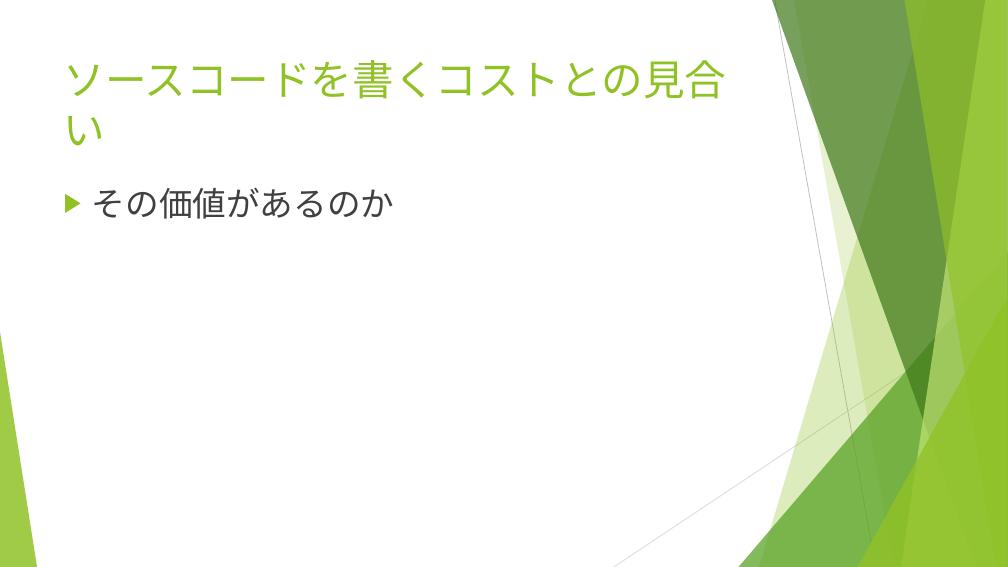
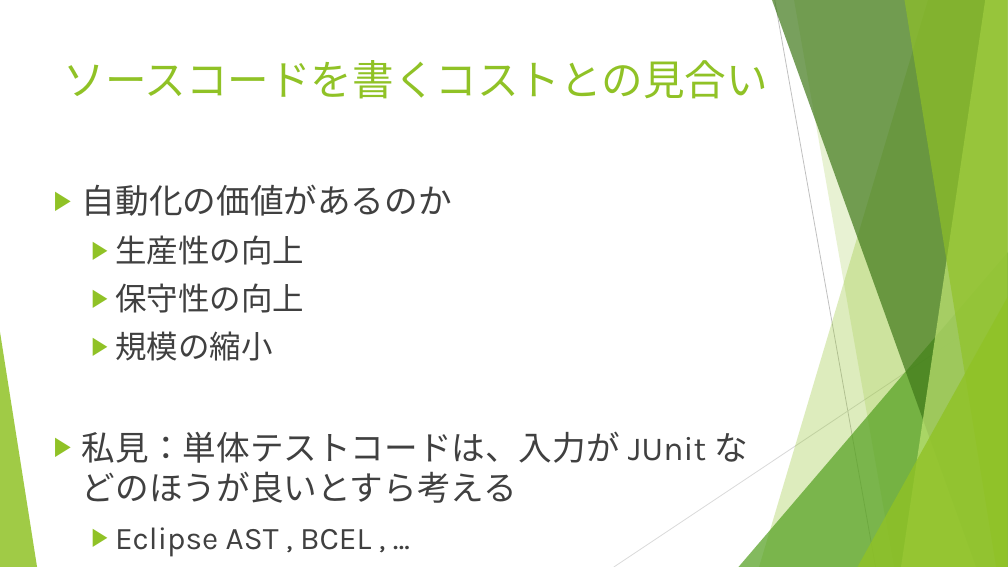
Before and after one commit to igapyon/docs, a slide deck: slide 4 of ppt/codegendev-opening.pptx. Drawn at 1008x567 pixels with LibreOffice and Linux fonts; fonts in the diff are those of the drawing. Boxes give left, top, right and bottom in pixels: in the first picture for what was removed or moved away, otherwise in the second. Text is boxed around its words. In the diff, an @@ line names an element or a change of style, - is before the commit and + after.

```diff
--- a/ppt/codegendev-opening.pptx
+++ b/ppt/codegendev-opening.pptx
@@ title "ソースコードを書くコストとの見合い" rewrapped from (64, 60, 727, 146) to (64, 60, 768, 99) @@
@@ text at (82, 184, 748, 557): text changed @@
-▶ その価値があるのか
+▶ 自動化の価値があるのか
+  ▶ 生産性の向上
+  ▶ 保守性の向上
+  ▶ 規模の縮小
+▶ 私見：単体テストコードは、入力が JUnit などのほうが良いとすら考える
+  ▶ Eclipse AST , BCEL , …
```
Also in this commit, not shown: 4 other slides changed, 2 slides added.
